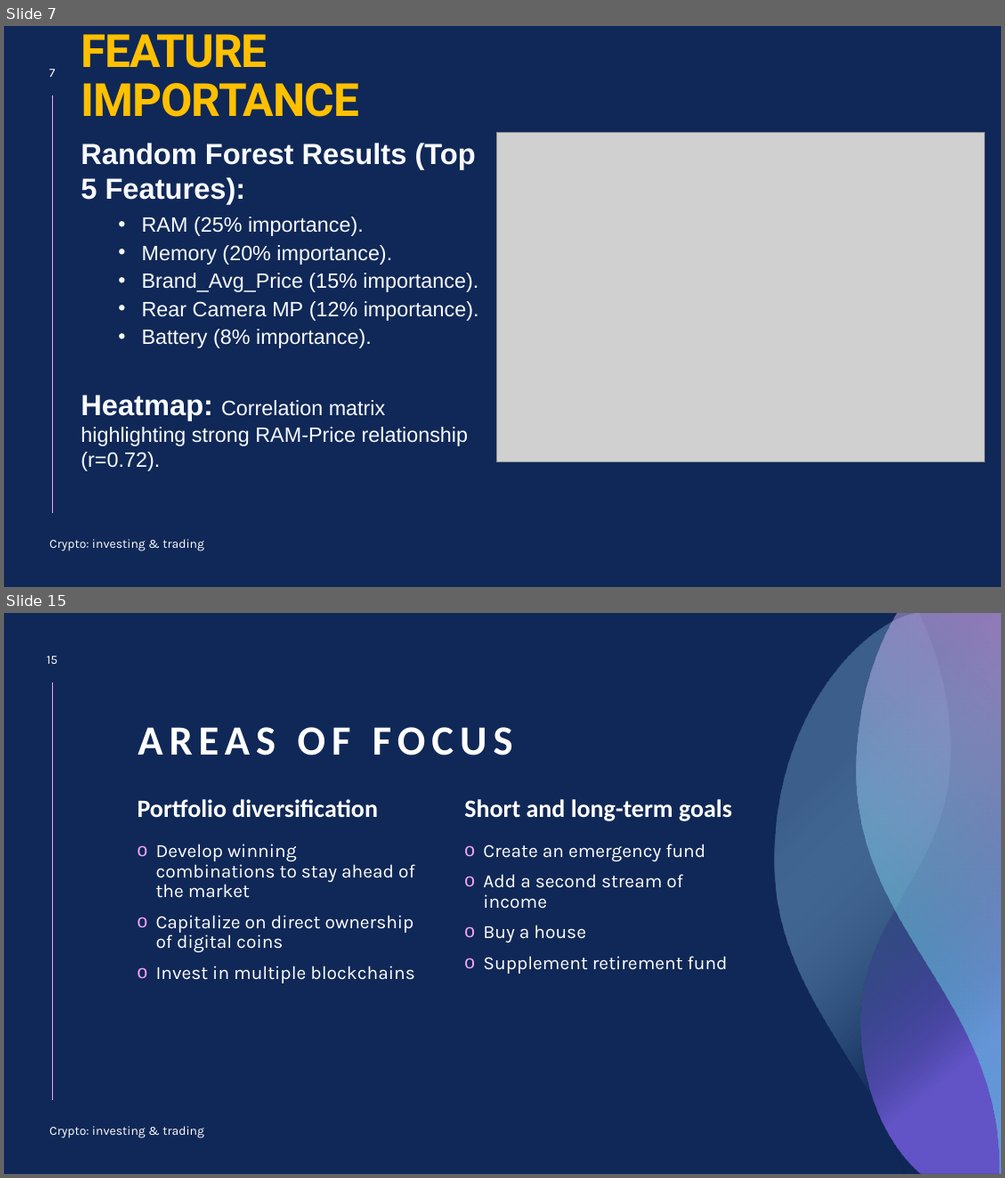
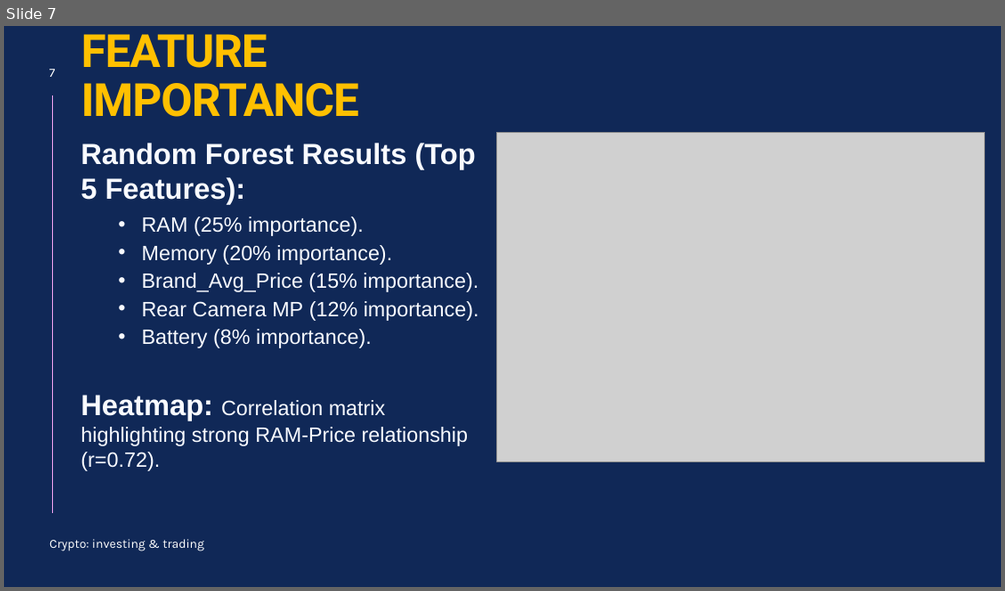
Before and after one commit to tayade-aniket/mobile-price-prediction-NHIS, a slide deck: ppt.pptx. Shown one above the other, each under a label of ours: slides 7 and 15 before the commit, slide 7 after it; the slides between them are not shown. The pictures are 1005x1178 and 1005x591 pixels, drawn with LibreOffice and Linux fonts; fonts in the diff are those of the drawing; grey boxes stand for pictures. Boxes give left, top, right and bottom in pixels: in the first picture for what was removed or moved away, otherwise in the second. Text is boxed around its words. In the diff, an @@ line names an element or a change of style, - is before the commit and + after.

```diff
--- a/ppt.pptx
+++ b/ppt.pptx
@@ slide 15 removed at (4, 613, 1001, 1174), background #102857; not listed: 1 template element that a slide beside it also shows @@
@@ freeform shape removed at (775, 613, 1001, 1174) @@
@@ freeform shape removed at (856, 613, 1001, 1174) @@
@@ freeform shape removed at (861, 613, 1001, 1174) @@
@@ page number removed at (47, 656, 57, 664) @@
-15
@@ title removed at (138, 727, 513, 755) @@
-AREAS OF FOCUS
@@ text removed at (138, 799, 378, 818) @@
-Portfolio diversification
@@ text removed at (464, 799, 732, 821) @@
-Short and long-term goals
@@ text removed at (156, 844, 415, 983) @@
-o Develop winning combinations to stay ahead of the market
-o Capitalize on direct ownership of digital coins
-o Invest in multiple blockchains
@@ text removed at (483, 844, 728, 973) @@
-o Create an emergency fund
-o Add a second stream of income
-o Buy a house
-o Supplement retirement fund
@@ text removed at (49, 1126, 204, 1138) @@
-Crypto: investing & trading
```
Also in this commit, not shown: 1 slide changed, 5 slides added, 12 other slides removed, 2 other files.
